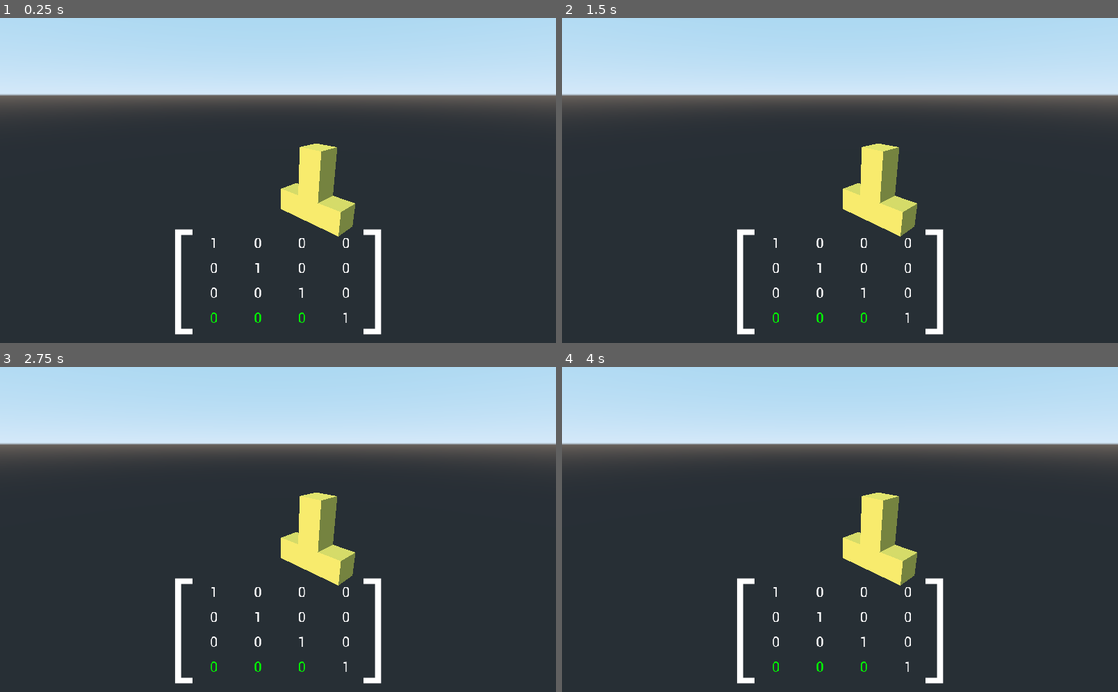
Above: before the commit, frames 1-4 (two rows, left to right).
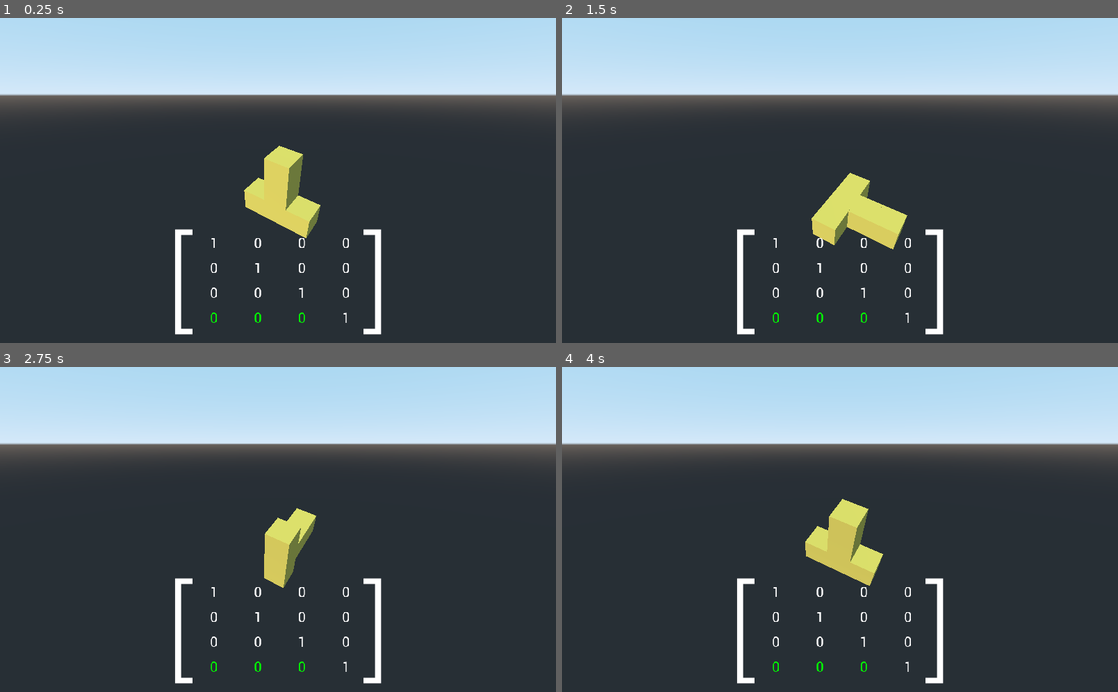
Above: after the commit, the same moments.

Repository: AngelOnFira/math-for-game-dev
Game: Godot game, scene res://Scenes/Main.tscn
The game is run twice, just before and just after one commit, with the same random seed, the same clock (stepped at 60 frames per second) and the same inputs.
Inputs (mouse positions are in pixels of both pictures, inside the frame that each line leads up to):
- Up to frame 1 (0.25 s): no input
- Up to frame 2 (1.5 s): move the mouse to (962, 164) at 0.52 s; move the mouse to (728, 196) at 1.27 s
- Up to frame 3 (2.75 s): move the mouse to (333, 458) at 2.02 s
- Up to frame 4 (4 s): move the mouse to (812, 594) at 2.77 s; move the mouse to (1006, 578) at 3.52 s

The runs differ from the first frame. In frame 1, 3.8% of the frame differs, in the area x 43-64%, y 38-68%; in frame 2, 3.4%; in frame 3, 3.1%; in frame 4, 3.7%.

Commit message:
Added basic translation from matrix

Diff:
--- a/assignment-1/Scripts/Main.gd
+++ b/assignment-1/Scripts/Main.gd
@@ -4,5 +4,20 @@
 func _ready():
 	pass # Replace with function body.
 
-func test(type):
-	print(type)
+func _process(delta):
+	$Piece.rotate_x(1 * delta)
+	$Piece.rotate_y(1 * delta)
+	$Piece.rotate_z(1 * delta)
+
+func matrix_element_change(type, value):
+	if type in ["x", "y", "z"]:
+		var translation = $Piece.get_translation()
+
+		if type == "x":
+			translation.x = value
+		elif type == "y":
+			translation.y = value
+		elif type == "z":
+			translation.z = value
+
+		$Piece.set_translation(translation)
--- a/assignment-1/Scripts/Matrix.gd
+++ b/assignment-1/Scripts/Matrix.gd
@@ -1,8 +1,4 @@
 extends Control
-
-# Declare member variables here. Examples:
-# var a = 2
-# var b = "text"
 
 var translation_matrix = [
 	[1, 0, 0, 0],
@@ -11,7 +7,6 @@
 	["x", "y", "z", 1],
 ]
 
-# Called when the node enters the scene tree for the first time.
 func _ready():
 
 	var element_count = 0
--- a/assignment-1/Scripts/Matrix_Element.gd
+++ b/assignment-1/Scripts/Matrix_Element.gd
@@ -5,14 +5,8 @@
 
 signal element_change
 
-# Called when the node enters the scene tree for the first time.
 func _ready():
-	connect("element_change", get_parent().get_parent().get_parent().get_parent(), "test")
-
-# Called every frame. 'delta' is the elapsed time since the previous frame.
-#func _process(delta):
-#	pass
-
+	connect("element_change", get_node("/root/Spatial"), "matrix_element_change")
 
 func _on_Element_mouse_entered():
 	if editable:
@@ -34,6 +28,6 @@
 		$HSlider.set_visible(false)
 
 func _on_HSlider_value_changed(value):
-	emit_signal("element_change", type)
+	emit_signal("element_change", type, value)
 	if editable:
 		$".".text = String(value)
--- a/assignment-1/Scripts/Piece.gd
+++ b/assignment-1/Scripts/Piece.gd
@@ -6,12 +6,14 @@
 # var a = 2
 # var b = "text"
 
+var origin: Vector3
+
 # Called when the node enters the scene tree for the first time.
 
 var t_shape = [
 	[
 		[0, 0, 0],
-		[1, 1, 1],
+		[1, 2, 1],
 		[0, 0, 0],
 	],
 	[
@@ -48,11 +50,18 @@
 	for y in range(3):
 		for x in range(3):
 			for z in range(3):
-				if t_shape[y][x][z] == 1:
+				if t_shape[y][x][z] != 0:
 					var new_cube: MeshInstance = cube.instance().get_child(0)
 					new_cube.translate(Vector3(x, y, z))
 					new_cube.mesh.surface_set_material(0, new_material)
 					add_child(new_cube.get_parent())
 
+					if t_shape[y][x][z] == 2:
+						origin = Vector3(x, y, z)
+
+	# Offset all cubes based on origin of piece
+	for child in $".".get_children():
+		child.translate(origin * -1)
+
 func _process(delta):
 	pass
